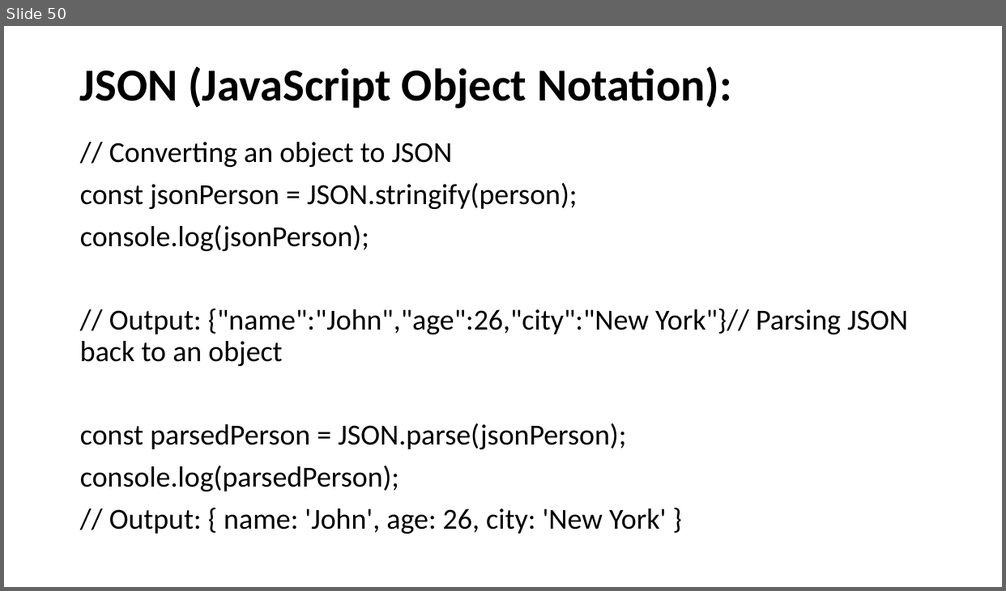
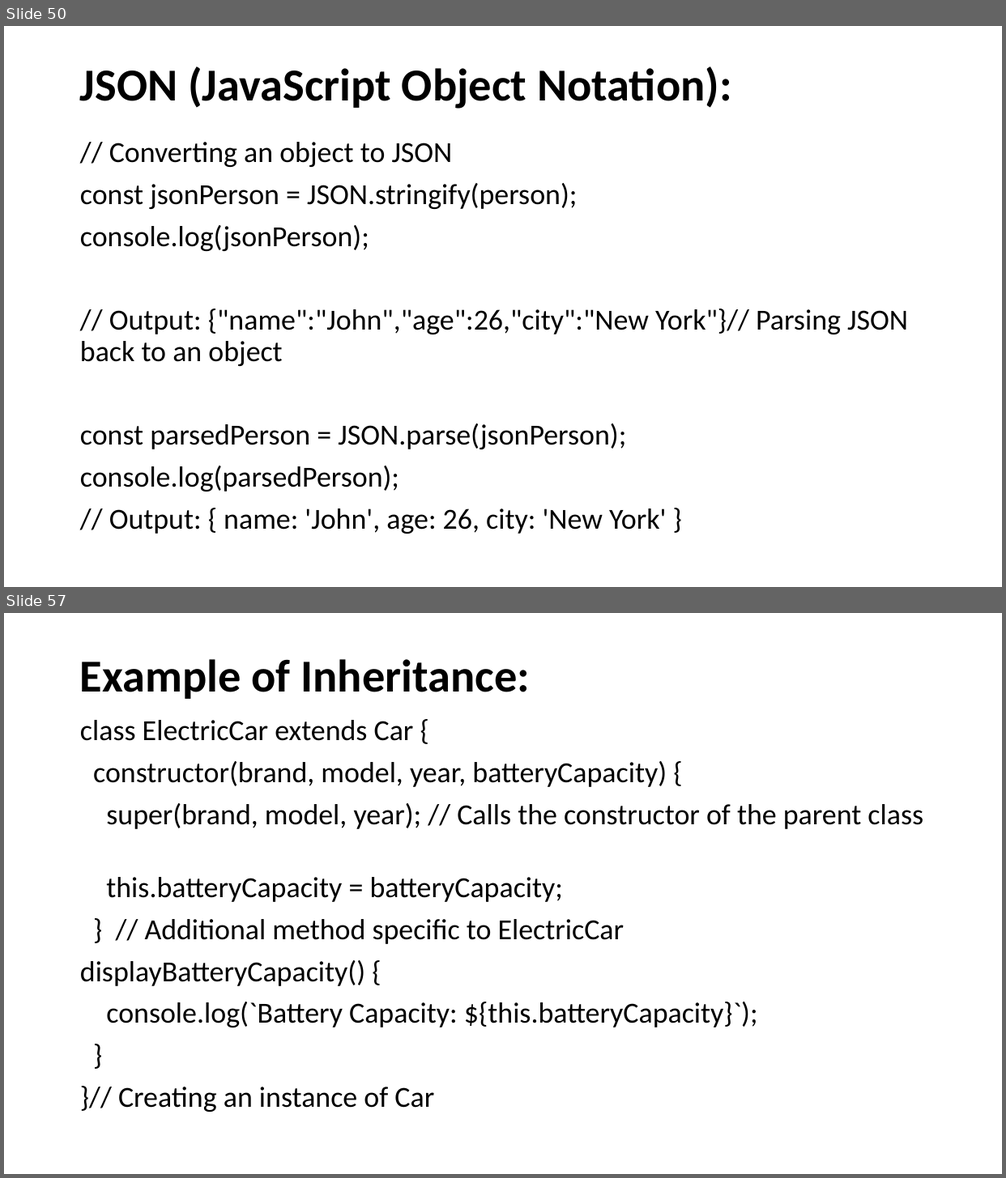
Before and after one commit to SethLK/JavaScript-Wizard-Course-for-Beginners, a slide deck: JavaScript Master Course for Beginners.pptx. Shown one above the other, each under a label of ours: slide 50 before the commit, slides 50 and 57 after it; the slides between them are not shown. The pictures are 1006x591 and 1006x1178 pixels, drawn with LibreOffice and Linux fonts; fonts in the diff are those of the drawing. Boxes give left, top, right and bottom in pixels: in the first picture for what was removed or moved away, otherwise in the second. Text is boxed around its words. In the diff, an @@ line names an element or a change of style, - is before the commit and + after.

```diff
--- a/JavaScript Master Course for Beginners.pptx
+++ b/JavaScript Master Course for Beginners.pptx
@@ slide 57 added at [4,613,1002,1174], background #FFFFFF @@
@@ title added at [80,659,530,699], 44 pt, text #000000, bold @@
+Example of Inheritance:
@@ text added at [80,720,923,1112], 28 pt, text #000000 @@
+class ElectricCar extends Car {
+constructor(brand, model, year, batteryCapacity) {
+super(brand, model, year); // Calls the constructor of the parent class
+this.batteryCapacity = batteryCapacity;
+} // Additional method specific to ElectricCar
+displayBatteryCapacity() {
+console.log(`Battery Capacity: ${this.batteryCapacity}`);
+}
+}// Creating an instance of Car
```
Also in this commit, not shown: 7 other slides added.
